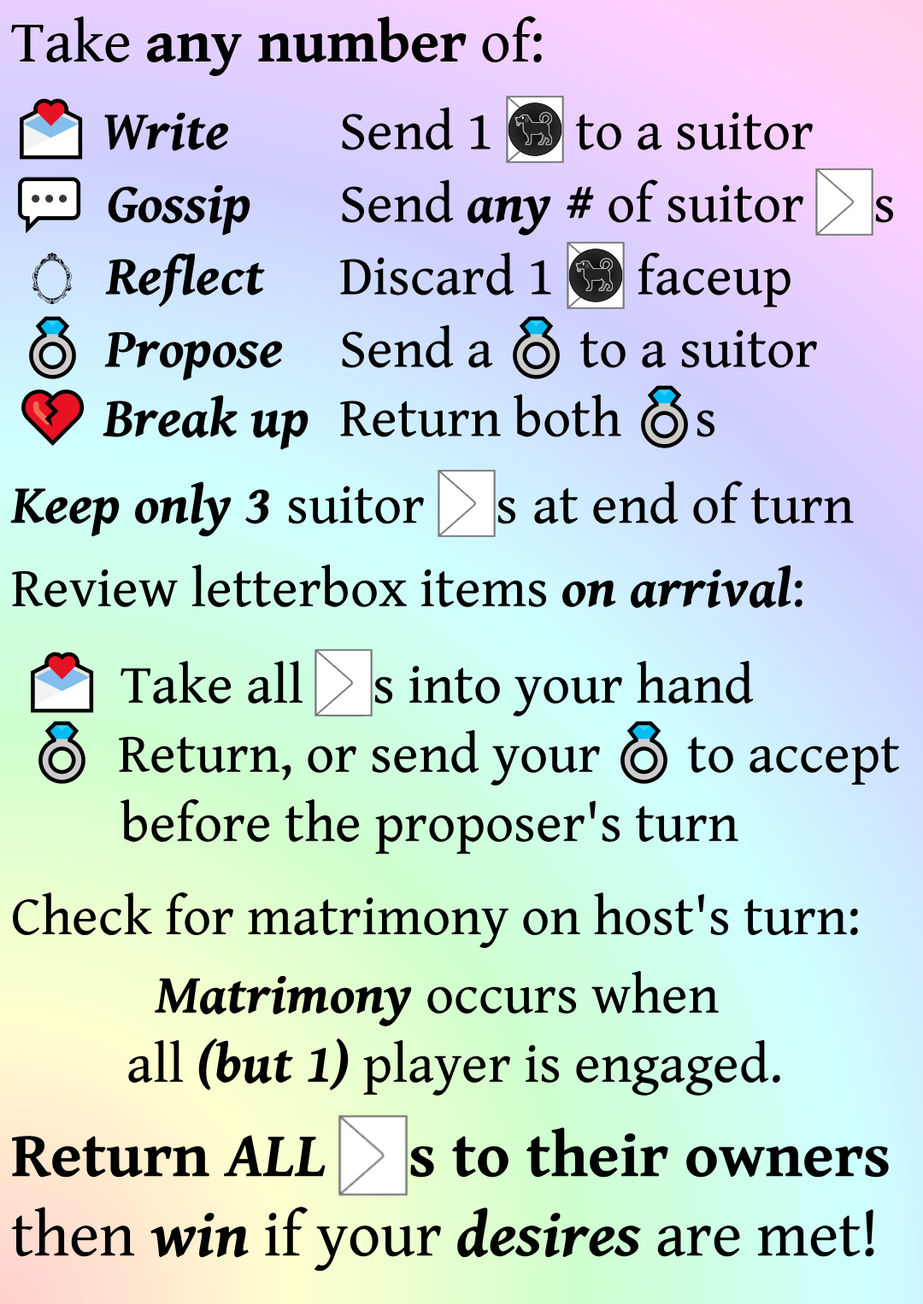
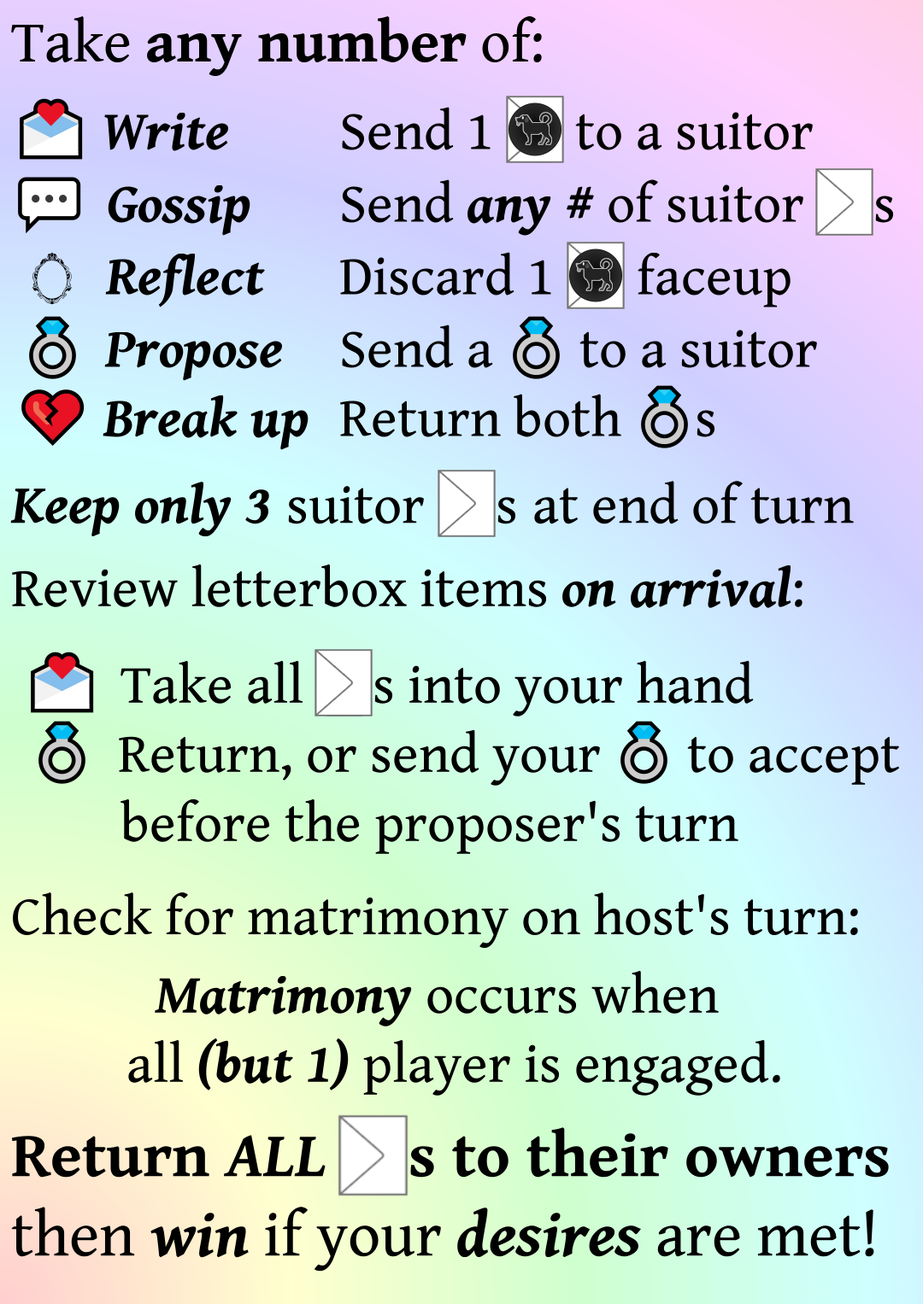
Layer changes from the first (923, 1304) image to the second:
hid "white.png #5", moved it above "purple.png #5" over (568, 248, 623, 303)
hid "purple.png #5", moved it above "pink.png #5" over (568, 248, 623, 303)
hid "pink.png #5" over (568, 248, 623, 303)
hid "yellow.png #5", moved it above "teal.png #5" over (568, 248, 623, 303)
hid "teal.png #5" over (568, 248, 623, 303)
hid "green.png #5", moved it above "blue.png #5" over (568, 248, 623, 303)
hid "blue.png #5", moved it above "black.png #5" over (568, 248, 623, 303)
moved "black.png #5" above "icon back #6" over (568, 248, 623, 303)
hid "white.png #4", moved it above "purple.png #4" over (507, 102, 563, 157)
hid "purple.png #4", moved it above "pink.png #4" over (507, 102, 563, 157)
hid "pink.png #4" over (507, 102, 563, 157)
hid "yellow.png #4", moved it above "teal.png #4" over (507, 102, 563, 157)
hid "teal.png #4" over (507, 102, 563, 157)
hid "green.png #4", moved it above "blue.png #4" over (507, 102, 563, 157)
hid "blue.png #4", moved it above "black.png #4" over (507, 102, 563, 157)
moved "black.png #4" above "icon back #5" over (507, 102, 563, 157)
